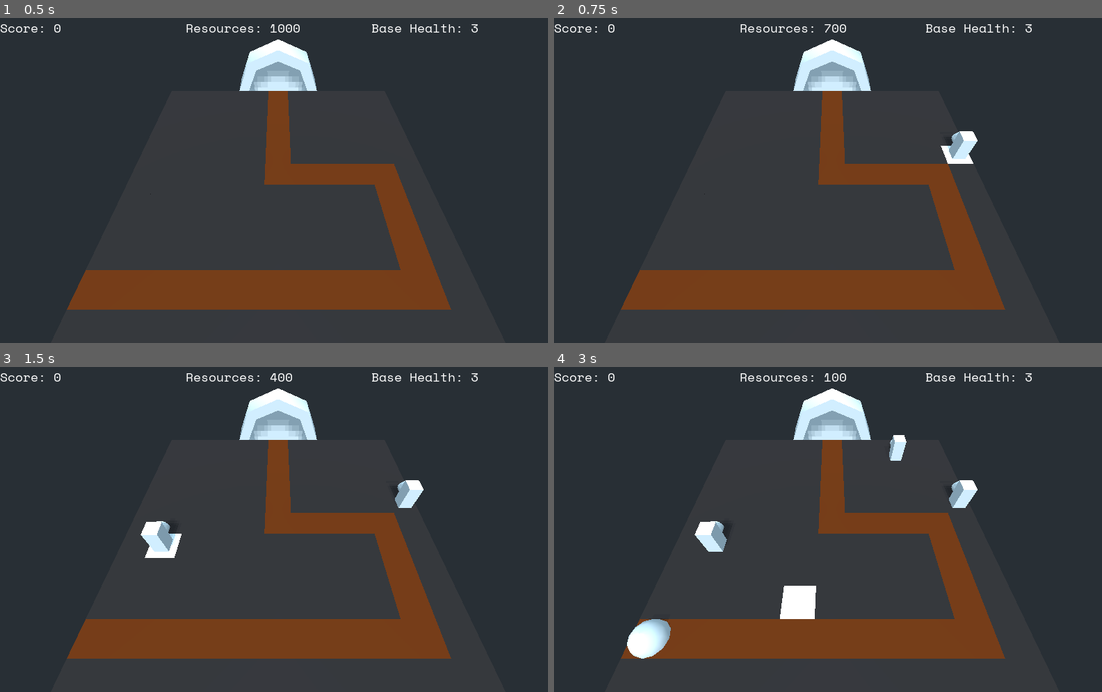
Above: before the commit, frames 1-4 (two rows, left to right).
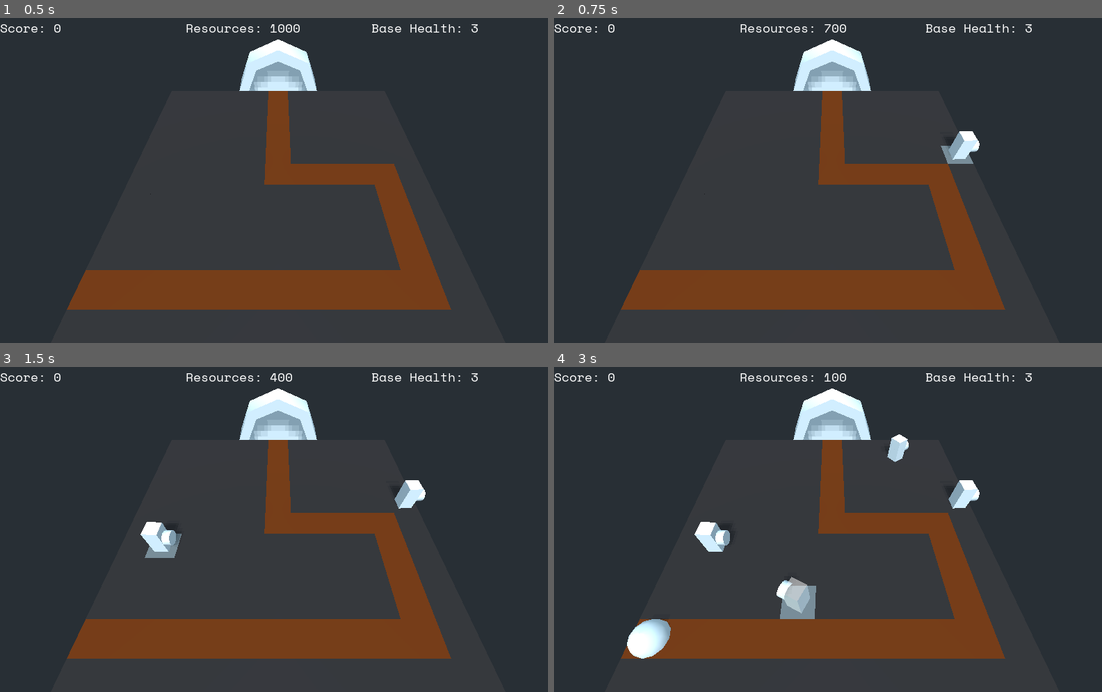
Above: after the commit, the same moments.

Repository: doctor-g/LD51
Game: Godot game, scene res://World.tscn
Same seed, same stepped clock (60 frames per second), same inputs: the game is played once before the commit and once after it.
Inputs (mouse positions are in pixels of both pictures, inside the frame that each line leads up to):
- Up to frame 1 (0.5 s): no input
- Up to frame 2 (0.75 s): tap Enter at 0.5 s; move the mouse to (954, 164) at 0.52 s; click (954, 164) at 0.67 s
- Up to frame 3 (1.5 s): tap Space at 1.25 s; move the mouse to (164, 545) at 1.27 s; click (164, 545) at 1.42 s
- Up to frame 4 (3 s): tap Enter at 2 s; move the mouse to (888, 458) at 2.02 s; click (888, 458) at 2.17 s; tap Space at 2.75 s; move the mouse to (806, 594) at 2.77 s; click (806, 594) at 2.92 s

Frame 1 is identical in both runs. In frame 2, 0.2% of the frame differs, in the area x 70-78%, y 35-45%; in frame 3, 0.4%; in frame 4, 1.0%, in the area x 25-78%, y 20-78%.

Commit message:
Show preview mesh before placing turret

Diff:
--- a/project/Defenses/Turret.tscn
+++ b/project/Defenses/Turret.tscn
@@ -1,6 +1,7 @@
-[gd_scene load_steps=4 format=2]
+[gd_scene load_steps=5 format=2]
 
 [ext_resource path="res://Defenses/Turret.gd" type="Script" id=1]
+[ext_resource path="res://Defenses/TurretModel.tscn" type="PackedScene" id=2]
 
 [sub_resource type="SphereShape" id=1]
 radius = 3.0
@@ -11,17 +12,7 @@
 [node name="Turret" type="Spatial"]
 script = ExtResource( 1 )
 
-[node name="CSGBox" type="CSGBox" parent="."]
-transform = Transform( 1, 0, 0, 0, 1, 0, 0, 0, 1, 0, 0.5, 0 )
-width = 0.5
-height = 1.0
-depth = 0.5
-
-[node name="CSGCylinder" type="CSGCylinder" parent="CSGBox"]
-transform = Transform( 1.91069e-15, -4.37114e-08, -1, -1, -4.37114e-08, 0, -4.37114e-08, 1, -4.37114e-08, 0, 0, -0.25 )
-radius = 0.25
-height = 0.5
-sides = 16
+[node name="TurretModel" parent="." instance=ExtResource( 2 )]
 
 [node name="Area" type="Area" parent="."]
 collision_layer = 0
--- /dev/null
+++ b/project/Defenses/TurretModel.gd
@@ -0,0 +1,23 @@
+extends Spatial
+
+export var preview := false
+
+# radians per second
+export var preview_rotation_speed := 1.5
+
+export(Material) var preview_material
+
+onready var _box := $CSGBox
+
+func _ready():
+	if preview:
+		_box.material = preview_material
+
+		# Start with random rotation
+		var random_rotation = rand_range(0,TAU)
+		rotation = Vector3(0, random_rotation, 0)
+
+
+func _process(delta:float)->void:
+	if preview:
+		rotate(Vector3.UP, preview_rotation_speed * delta)
--- /dev/null
+++ b/project/Defenses/TurretModel.tscn
@@ -0,0 +1,23 @@
+[gd_scene load_steps=3 format=2]
+
+[ext_resource path="res://Defenses/TurretModel.gd" type="Script" id=1]
+
+[sub_resource type="SpatialMaterial" id=1]
+flags_transparent = true
+albedo_color = Color( 1, 1, 1, 0.501961 )
+
+[node name="TurretModel" type="Spatial"]
+script = ExtResource( 1 )
+preview_material = SubResource( 1 )
+
+[node name="CSGBox" type="CSGBox" parent="."]
+transform = Transform( 1, 0, 0, 0, 1, 0, 0, 0, 1, 0, 0.5, 0 )
+width = 0.5
+height = 1.0
+depth = 0.5
+
+[node name="CSGCylinder" type="CSGCylinder" parent="CSGBox"]
+transform = Transform( 1.91069e-15, -4.37114e-08, -1, -1, -4.37114e-08, 0, -4.37114e-08, 1, -4.37114e-08, 0, 0, -0.25 )
+radius = 0.25
+height = 0.5
+sides = 16
--- a/project/Level/Level.gd
+++ b/project/Level/Level.gd
@@ -36,6 +36,8 @@
 const height := 11
 
 var _path := Path.new()
+var _preview_mesh : Spatial
+
 
 func _enter_tree():
 	# warning-ignore:integer_division
@@ -51,6 +53,14 @@
 	#		print(tile.translation)
 			if _PATH.find(Vector2(i,j)) >= 0:
 				tile.selectable = false
+
+			# warning-ignore:return_value_discarded
+			tile.connect("mouse_entered", self, "_on_Tile_mouse_entered", [tile])
+			# warning-ignore:return_value_discarded
+			tile.connect("mouse_exited", self, "_on_Tile_mouse_exited", [tile])
+			# warning-ignore:return_value_discarded
+			tile.connect("clicked", self, "_on_Tile_clicked", [tile])
+
 
 	var base : Spatial = preload("res://Level/Base.tscn").instance()
 	base.translation= Vector3(0, 0, min_z-1)
@@ -78,3 +88,31 @@
 	var tween := get_tree().create_tween()
 	# warning-ignore:return_value_discarded
 	tween.tween_property(path_follow, 'unit_offset', 1.0, 5.0)
+
+
+func _on_Tile_mouse_entered(tile:Spatial)->void:
+	tile.hovered = true
+
+	if _preview_mesh==null:
+		_preview_mesh = preload("res://Defenses/TurretModel.tscn").instance()
+		_preview_mesh.preview = true
+
+	tile.add_preview(_preview_mesh)
+
+
+func _on_Tile_mouse_exited(tile:Spatial)->void:
+	if is_instance_valid(_preview_mesh) and _preview_mesh.get_parent():
+		tile.remove_preview()
+	tile.hovered = false
+
+
+func _on_Tile_clicked(tile:Spatial)->void:
+	var TURRET_COST := 300
+	# TODO: Extract cost
+	if not tile.has_defense() and PlayerStats.resources > TURRET_COST:
+		var turret : Spatial = preload("res://Defenses/Turret.tscn").instance()
+		turret.rotation = _preview_mesh.rotation
+		tile.add_defense(turret)
+		PlayerStats.resources -= TURRET_COST
+		_preview_mesh.queue_free()
+		_preview_mesh = null
--- a/project/Level/Tile.gd
+++ b/project/Level/Tile.gd
@@ -1,4 +1,8 @@
 extends Spatial
+
+signal mouse_entered
+signal mouse_exited
+signal clicked
 
 const TURRET_COST := 300
 
@@ -7,32 +11,61 @@
 export(Material) var hover_material : Material
 export(Material) var unselectable_material : Material
 
+var hovered := false setget _set_hovered
+
 var _defense : Spatial
 
 onready var _box := $CSGBox
+onready var _defense_slot := $Defense
+onready var _preview_slot := $Preview
 
 func _ready():
 	_box.material = default_material if selectable else unselectable_material
 
 
+func add_defense(defense:Spatial)->void:
+	assert(_defense_slot.get_child_count()==0)
+	_defense_slot.add_child(defense)
+
+
+func add_preview(preview:Spatial)->void:
+	assert(_preview_slot.get_child_count()==0)
+	assert(is_instance_valid(preview))
+	_preview_slot.add_child(preview)
+
+
+func remove_preview()->void:
+	assert(_preview_slot.get_child_count()==1)
+	_preview_slot.remove_child(_preview_slot.get_child(0))
+
+
+func has_defense()->bool:
+	return _defense_slot.get_child_count() > 0
+
+
 func _on_StaticBody_mouse_entered():
-	if selectable:
-		_box.material = hover_material
+	if selectable and not has_defense():
+		emit_signal("mouse_entered")
 
 
 func _on_StaticBody_mouse_exited():
 	if selectable:
-		_box.material = default_material
+		emit_signal("mouse_exited")
+
+
+func _set_hovered(value:bool)->void:
+	hovered = value
+	_box.material = hover_material if hovered else default_material
 
 
 func _on_StaticBody_input_event(_camera, event, _position, _normal, _shape_idx):
 	if event is InputEventMouseButton \
 		and event.pressed \
-		and _defense==null \
-		and selectable \
-		and PlayerStats.resources >= TURRET_COST:
+		and selectable:
 
-		var turret : Spatial = preload("res://Defenses/Turret.tscn").instance()
-		add_child(turret)
-		_defense = turret
-		PlayerStats.resources -= TURRET_COST
+		emit_signal('clicked')
+
+
+func _remove_children_from(node:Node)->void:
+	while node.get_child_count()>0:
+		node.remove_child(node.get_child(0))
--- a/project/Level/Tile.tscn
+++ b/project/Level/Tile.tscn
@@ -6,6 +6,8 @@
 albedo_color = Color( 0.196078, 0.172549, 0.172549, 1 )
 
 [sub_resource type="SpatialMaterial" id=3]
+flags_transparent = true
+albedo_color = Color( 0.447059, 0.447059, 0.447059, 1 )
 
 [sub_resource type="SpatialMaterial" id=4]
 albedo_color = Color( 0.439216, 0.188235, 0.0627451, 1 )
@@ -31,6 +33,10 @@
 height = 1.0
 depth = 1.0
 
+[node name="Defense" type="Spatial" parent="."]
+
+[node name="Preview" type="Spatial" parent="."]
+
 [connection signal="input_event" from="StaticBody" to="." method="_on_StaticBody_input_event"]
 [connection signal="mouse_entered" from="StaticBody" to="." method="_on_StaticBody_mouse_entered"]
 [connection signal="mouse_exited" from="StaticBody" to="." method="_on_StaticBody_mouse_exited"]
